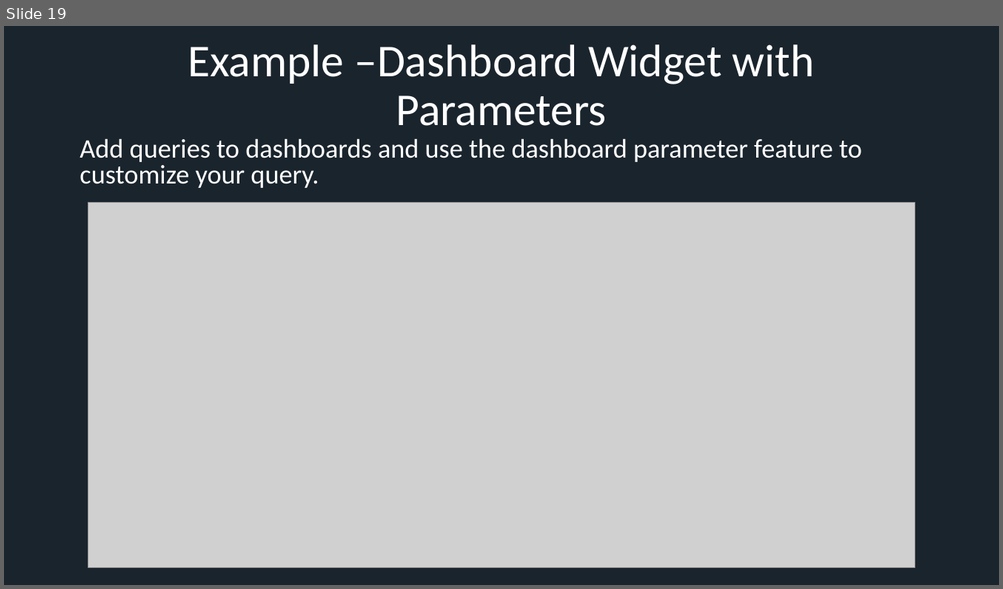
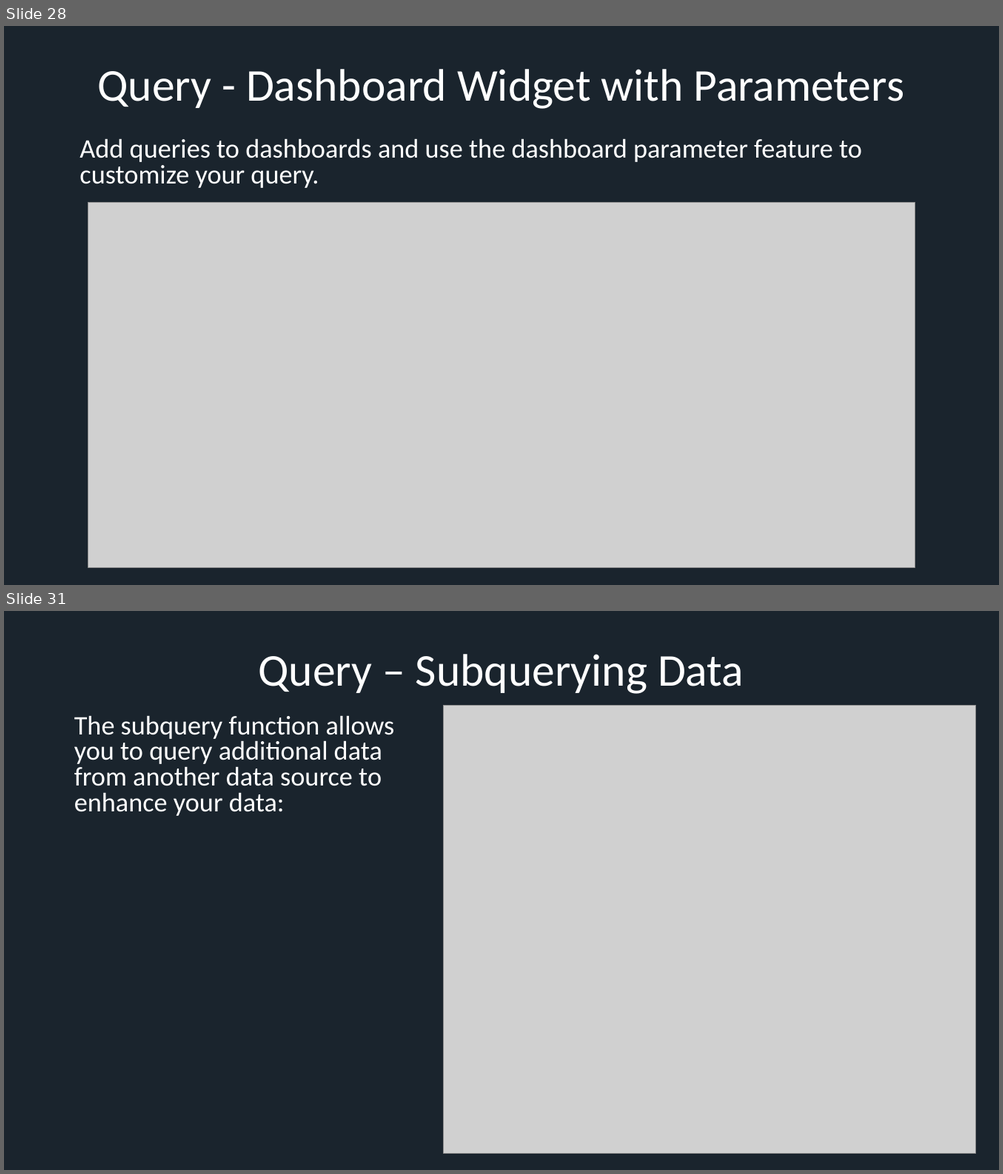
Before and after one commit to xresch/CoreFramework, a slide deck: docs/CFW_Features.pptx. Shown one above the other, each under a label of ours: slide 19 before the commit, slides 28 and 31 after it; the slides between them are not shown. The pictures are 1003x589 and 1003x1174 pixels, drawn with LibreOffice and Linux fonts; fonts in the diff are those of the drawing; grey boxes stand for pictures. Boxes give left, top, right and bottom in pixels: in the first picture for what was removed or moved away, otherwise in the second. Text is boxed around its words. In the diff, an @@ line names an element or a change of style, - is before the commit and + after.

```diff
--- a/docs/CFW_Features.pptx
+++ b/docs/CFW_Features.pptx
@@ slide 31 added at (4,611,999,1170), background #1A242D @@
@@ title added at (259,654,743,694), 44 pt, text #FFFFFF @@
+Query – Subquerying Data
@@ text added at (74,715,395,816), 25.9 pt, text #FFFFFF @@
+The subquery function allows you to query additional data from another data source to enhance your data:
@@ picture added at (444,706,976,1154) @@
@@ what was slide 19 is now slide 28 @@
@@ slide 28 changed as well @@
@@ title at (97,69,904,109): text changed @@
-Example –Dashboard Widget with Parameters
+Query - Dashboard Widget with Parameters
```
Also in this commit, not shown: 8 other slides changed, 12 other slides added, 2 other files.
